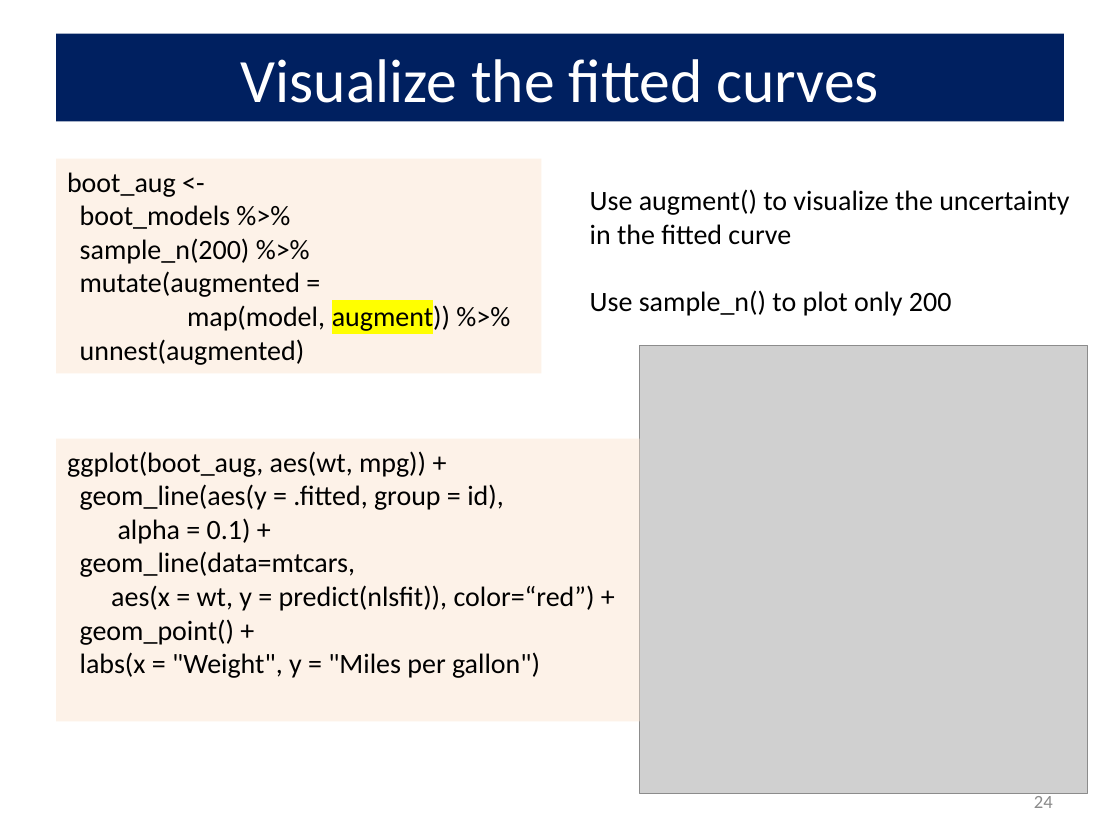
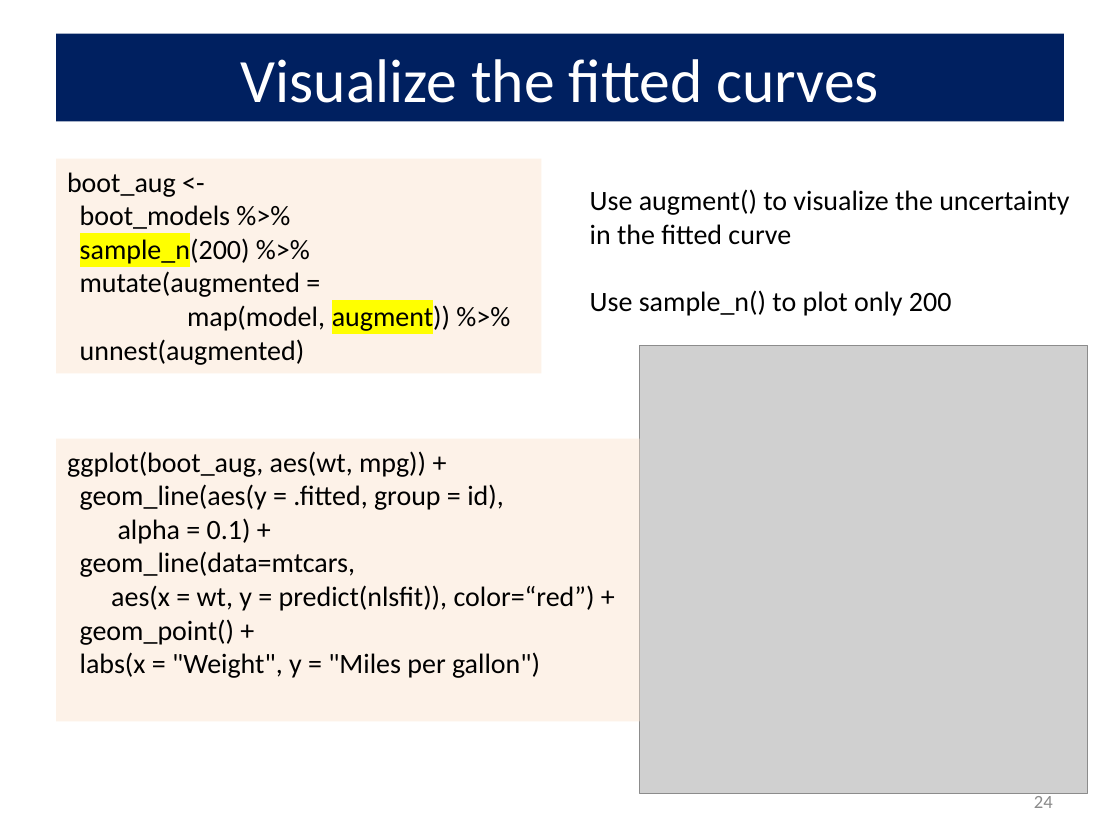
Before and after one commit to friendly/6135, a slide deck: slide 24 of lectures/bootstrap.pptx. Drawn at 1120x840 pixels with LibreOffice and Linux fonts; fonts in the diff are those of the drawing; grey boxes stand for pictures. Boxes give left, top, right and bottom in pixels: in the first picture for what was removed or moved away, otherwise in the second. Text is boxed around its words. In the diff, an @@ line names an element or a change of style, - is before the commit and + after.

```diff
--- a/lectures/bootstrap.pptx
+++ b/lectures/bootstrap.pptx
@@ text in rectangle at bbox=[80, 236, 250, 266]: highlight none to #FFFF00 in "sample_n(200)" @@
```
Also in this commit, not shown: 7 other slides changed, 29 other files.
